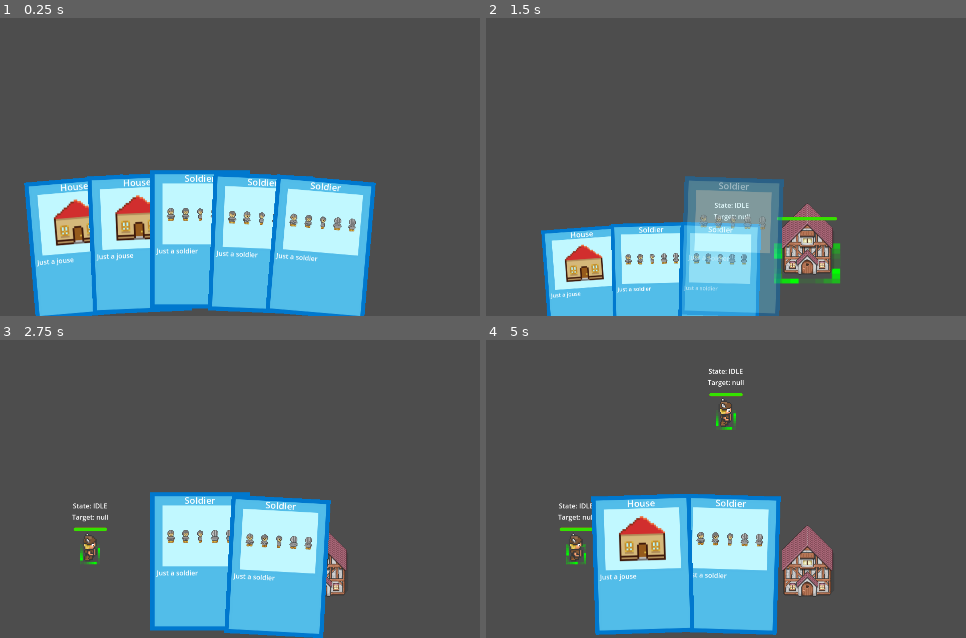
Above: before the commit, frames 1-4 (two rows, left to right).
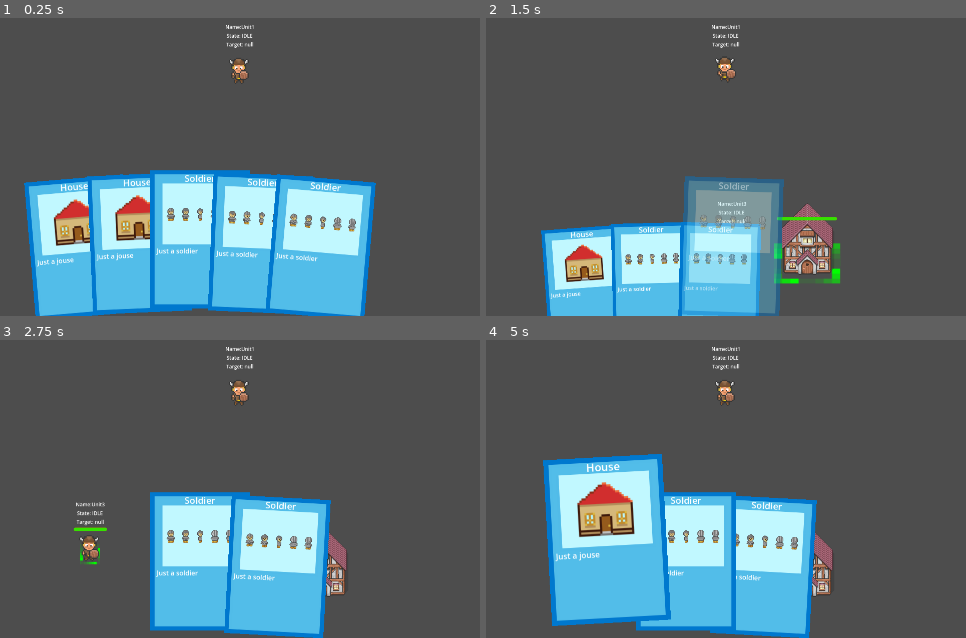
Above: after the commit, the same moments.

Repository: stranker/cardgame
Game: Godot game, scene res://Scenes/test_scene.tscn
Two runs of this game, one before a commit and one after it. Both use one fixed random seed, a clock stepped at 60 frames per second and the inputs below.
Inputs (mouse positions are in pixels of both pictures, inside the frame that each line leads up to):
- Up to frame 1 (0.25 s): no input
- Up to frame 2 (1.5 s): tap Enter at 0.5 s; drag from (567, 247) to (807, 247) at 0.52 s; drag from (807, 247) to (582, 247) at 1.27 s
- Up to frame 3 (2.75 s): move the mouse to (96, 569) at 2.02 s; click (96, 569) at 2.1 s
- Up to frame 4 (5 s): drag from (610, 566) to (807, 569) at 2.77 s; drag from (687, 560) to (726, 411) at 3.52 s; drag from (726, 411) to (577, 548) at 4.27 s

The runs differ from the first frame. In frame 1, 0.3% of the frame differs, in the area x 47-53%, y 2-22%; in frame 2, 0.5%; in frame 3, 0.7%; in frame 4, 20%, in the area x 11-69%, y 2-100%.

Commit message:
Add dummy to unit

Diff:
--- a/CardGame/Objects/Buildings/building.gd
+++ b/CardGame/Objects/Buildings/building.gd
@@ -17,6 +17,10 @@
 	select_component.deselected.connect(on_building_deselected)
 	pass
 
+func take_damage(amount : float):
+	health_component.take_damage(amount)
+	pass
+
 func do_action(data : SelectionManager.PointData, multiple_selection : bool):
 	pass
 
--- a/CardGame/Objects/Components/combat_component.gd
+++ b/CardGame/Objects/Components/combat_component.gd
@@ -13,25 +13,29 @@
 signal target_out_of_range(target)
 signal target_update(target)
 
+func _ready():
+	end_attack.connect(on_end_attack)
+	pass
+
 func init(_damage : float, _attack_speed : float):
 	damage = _damage
 	attack_speed = _attack_speed
 	pass
 
 func set_target(target : PhysicsBody2D):
-	print_debug("set_target:", target.name)
+	#print_debug("set_target:", target.name)
 	current_target = target
 	pass
 
 func _attack():
 	if not can_attack: return
+	#print_debug("_attack")
 	can_attack = false
+	attack.emit(current_target)
 	if not current_target.destroy.is_connected(on_target_destroy):
 		current_target.destroy.connect(on_target_destroy)
-	var target_health_component : HealthComponent = current_target.get_node("HealthComponent")
-	attack.emit(current_target)
-	target_health_component.take_damage(damage)
-	await get_tree().create_timer(attack_speed)
+	current_target.take_damage(damage)
+	await get_tree().create_timer(attack_speed).timeout
 	can_attack = true
 	end_attack.emit()
 	pass
@@ -47,9 +51,13 @@
 	target_update.emit(current_target)
 	pass
 
+func on_end_attack():
+	if is_instance_valid(current_target):
+		_attack()
+	pass
+
 func _on_body_entered(body):
 	if body != current_target: return
-	print_debug("ATTACK")
 	_attack()
 	pass # Replace with function body.
 
--- a/CardGame/Objects/Components/health_component.gd
+++ b/CardGame/Objects/Components/health_component.gd
@@ -8,6 +8,7 @@
 @export var destructible : bool = true
 
 signal health_update(health, max_health)
+signal hit()
 signal dead()
 
 func _ready():
@@ -28,6 +29,7 @@
 	pass
 
 func take_damage(amount : float):
+	hit.emit()
 	if health <= 0 or not destructible: return
 	health -= amount
 	_clamp_health_and_update()
--- a/CardGame/Objects/Components/navigation_component.gd
+++ b/CardGame/Objects/Components/navigation_component.gd
@@ -18,7 +18,7 @@
 	pass
 
 func target_object(obj : Node2D):
-	print_debug("target_object")
+	#print_debug("target_object")
 	target = obj
 	if not target.destroy.is_connected(on_target_destroyed):
 		target.destroy.connect(on_target_destroyed)
@@ -35,6 +35,11 @@
 	navigation_agent.target_position = pos
 	target_position = pos
 	set_physics_process(true)
+	pass
+
+func set_enable(value : bool):
+	navigation_agent.avoidance_enabled = value
+	set_physics_process(value)
 	pass
 
 func _physics_process(delta):
@@ -65,7 +70,7 @@
 
 func _on_navigation_agent_2d_target_reached():
 	if is_instance_valid(target):
-		print_debug("Target Reached:", target.name)
+		#print_debug("Target Reached:", target.name)
 		target_reached.emit(target)
 	else:
 		position_reached.emit()
@@ -74,13 +79,6 @@
 
 func on_target_destroyed(target):
 	pass
-
-func _on_unit_state_update(state : Unit.State):
-	match state:
-		Unit.State.ATTACK:
-			print_debug("_on_unit_state_update ATTACK")
-	pass # Replace with function body.
-
 
 func _on_timer_timeout():
 	_recalculate_path()
--- a/CardGame/Objects/Components/visual_component.gd
+++ b/CardGame/Objects/Components/visual_component.gd
@@ -61,3 +61,15 @@
 			else:
 				anim_sprite.play("idle_side")
 	pass
+
+func hit():
+	var tween_before : Tween = create_tween()
+	tween_before.tween_property(self, "rotation_degrees", randi_range(-20, 20), 0.1)
+	tween_before.play()
+	modulate = Color.RED
+	await get_tree().create_timer(0.5).timeout
+	var tween_after : Tween = create_tween()
+	tween_after.tween_property(self, "rotation_degrees", 0, 0.1)
+	tween_after.play()
+	modulate = Color.WHITE
+	pass
--- a/CardGame/Objects/Units/unit.gd
+++ b/CardGame/Objects/Units/unit.gd
@@ -7,14 +7,17 @@
 @onready var health_component : HealthComponent = $HealthComponent
 @onready var select_component : SelectableComponent = $SelectableComponent
 @onready var visual_component : VisualComponent = $VisualComponent
+@onready var construct_component : ConstructComponent = $ConstructComponent
 @export var is_enemy : bool = false
 @export var debug_state : Label
 @export var debug_target : Label
+@export var debug_name : Label
 @export var speed : float = 200
 @export var damage : float = 1
 @export var attack_speed : float = 1
 @export var health : float = 10
 @export var max_health : float = 10
+@export var is_dummy : bool = false
 
 enum State { IDLE, MOVE, ATTACK, FOLLOW }
 var state : State = State.IDLE
@@ -35,29 +38,37 @@
 	combat_component.init(damage, attack_speed)
 	health_component.init(health, max_health)
 	health_component.health_update.connect(on_health_update)
+	health_component.hit.connect(on_health_hit)
 	health_component.dead.connect(on_health_dead)
 	select_component.selected.connect(on_unit_selected)
 	select_component.deselected.connect(on_unit_deselected)
+	visual_component.set_direction(Vector2.DOWN)
+	name = "Unit" + str(get_parent().get_child_count())
+	debug_name.text = "Name:" + name
+	if is_dummy:
+		construct_component.construct()
+		navigation.set_enable(false)
+		health_component.destructible = false
 	pass
 
 func do_action(data : SelectionManager.PointData, multiple_selection : bool):
-	#if state == State.ATTACK: return
+	if is_dummy: return
 	if data.object == self: return
-	if data.object:
+	if data.object and data.object.is_enemy:
 		target_object(data.object)
 	else:
 		move_to_position(data.position)
 	pass
 
 func move_to_position(pos : Vector2):
-	print_debug("move_to_position")
+	#print_debug("move_to_position")
 	set_state(State.MOVE)
 	navigation.force_move_to_position(pos)
 	combat_component.reset()
 	pass
 
 func target_object(obj : Node2D):
-	print_debug("target_object")
+	#print_debug("target_object")
 	navigation.target_object(obj)
 	combat_component.set_target(obj)
 	debug_target.text = "Target: " + obj.name
@@ -88,19 +99,18 @@
 
 func set_state(new_state : State):
 	if state == new_state: return
-	print_debug("State:" + str(State.keys()[new_state]))
+	#print_debug("State:" + str(State.keys()[new_state]))
 	state = new_state
 	debug_state.text = "State: " + str(State.keys()[state])
 	state_update.emit(state)
 	pass
 
 func on_combat_end_attack():
-	print_debug("on_combat_end_attack")
-	set_state(State.IDLE)
+	#print_debug("on_combat_end_attack")
 	pass
 
 func on_target_out_of_range(target : PhysicsBody2D):
-	print_debug("on_target_out_of_range")
+	#print_debug("on_target_out_of_range")
 	set_state(State.IDLE)
 	target_object(target)
 	pass
@@ -110,7 +120,7 @@
 	pass
 
 func on_health_dead():
-	print_debug("Dead!")
+	#print_debug("Dead!")
 	destroy.emit(self)
 	queue_free()
 	pass
@@ -133,3 +143,7 @@
 func on_unit_deselected():
 	health_component.object_select_update(false)
 	pass # Replace with function body.
+
+func on_health_hit():
+	visual_component.hit()
+	pass
--- a/CardGame/Objects/Units/unit.tscn
+++ b/CardGame/Objects/Units/unit.tscn
@@ -232,7 +232,13 @@
 corner_radius_bottom_right = 6
 corner_radius_bottom_left = 6
 
-[node name="Unit" type="CharacterBody2D" node_paths=PackedStringArray("debug_state", "debug_target") groups=["Unit"]]
+[sub_resource type="LabelSettings" id="LabelSettings_ixtts"]
+font_size = 12
+
+[sub_resource type="LabelSettings" id="LabelSettings_bxovw"]
+font_size = 12
+
+[node name="Unit" type="CharacterBody2D" node_paths=PackedStringArray("debug_state", "debug_target", "debug_name") groups=["Unit"]]
 collision_layer = 4
 collision_mask = 6
 motion_mode = 1
@@ -244,15 +250,17 @@
 script = ExtResource("1_i3mpu")
 debug_state = NodePath("Debug/Items/State")
 debug_target = NodePath("Debug/Items/Target")
+debug_name = NodePath("Debug/Items/Name")
 
 [node name="VisualComponent" parent="." node_paths=PackedStringArray("construct_component", "sprites") instance=ExtResource("2_auhh5")]
 construct_component = NodePath("../ConstructComponent")
 sprites = [NodePath("Sprite2D")]
 
 [node name="Sprite2D" type="AnimatedSprite2D" parent="VisualComponent"]
-position = Vector2(-3, 0)
+position = Vector2(0, 24)
 sprite_frames = SubResource("SpriteFrames_nndch")
 animation = &"idle_up"
+offset = Vector2(-3, -24)
 
 [node name="CollisionShape2D" type="CollisionShape2D" parent="."]
 position = Vector2(0, 16)
@@ -322,18 +330,26 @@
 grow_vertical = 2
 mouse_filter = 2
 
+[node name="Name" type="Label" parent="Debug/Items"]
+layout_mode = 2
+text = "Name: Placeholder"
+label_settings = SubResource("LabelSettings_ixtts")
+horizontal_alignment = 1
+vertical_alignment = 1
+
 [node name="State" type="Label" parent="Debug/Items"]
 layout_mode = 2
 text = "State: IDLE"
+label_settings = SubResource("LabelSettings_ixtts")
 horizontal_alignment = 1
 vertical_alignment = 1
 
 [node name="Target" type="Label" parent="Debug/Items"]
 layout_mode = 2
 text = "Target: null"
+label_settings = SubResource("LabelSettings_bxovw")
 horizontal_alignment = 1
 vertical_alignment = 1
 
-[connection signal="state_update" from="." to="NavigationComponent" method="_on_unit_state_update"]
 [connection signal="deselected" from="SelectableComponent" to="." method="_on_selectable_component_deselected"]
 [connection signal="selected" from="SelectableComponent" to="." method="_on_selectable_component_selected"]
--- a/CardGame/Scenes/test_scene.tscn
+++ b/CardGame/Scenes/test_scene.tscn
@@ -1,7 +1,8 @@
-[gd_scene load_steps=4 format=3 uid="uid://dvb1a2n1km56e"]
+[gd_scene load_steps=5 format=3 uid="uid://dvb1a2n1km56e"]
 
 [ext_resource type="PackedScene" uid="uid://inamvh6wypre" path="res://Objects/card_holder.tscn" id="1_jijr5"]
 [ext_resource type="Script" path="res://Scenes/Map.gd" id="1_xlx38"]
+[ext_resource type="PackedScene" uid="uid://cqgw352wklrr4" path="res://Objects/Units/unit.tscn" id="2_kubd6"]
 
 [sub_resource type="NavigationPolygon" id="NavigationPolygon_2i3st"]
 vertices = PackedVector2Array(1910, 1078, 18, 1078, 10, 9, 1925, -5)
@@ -16,5 +17,10 @@
 navigation_polygon = SubResource("NavigationPolygon_2i3st")
 script = ExtResource("1_xlx38")
 
+[node name="Unit" parent="Map" instance=ExtResource("2_kubd6")]
+position = Vector2(1056, 490)
+is_enemy = true
+is_dummy = true
+
 [node name="CardHolder" parent="." instance=ExtResource("1_jijr5")]
 position = Vector2(960, 896)
Not shown: 1 places in CardGame/Objects/Units/unit.tscn that only renumber resources
